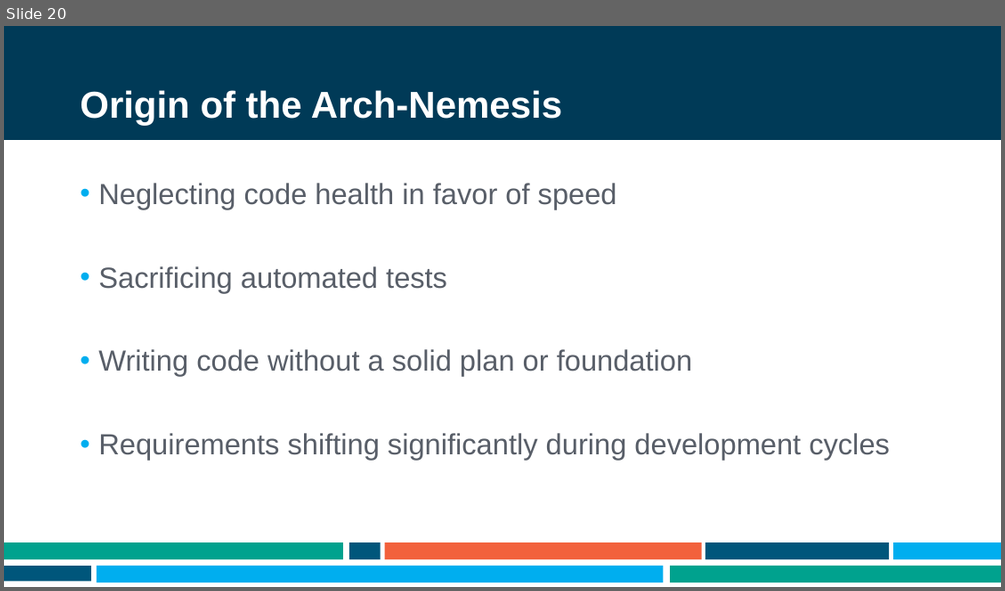
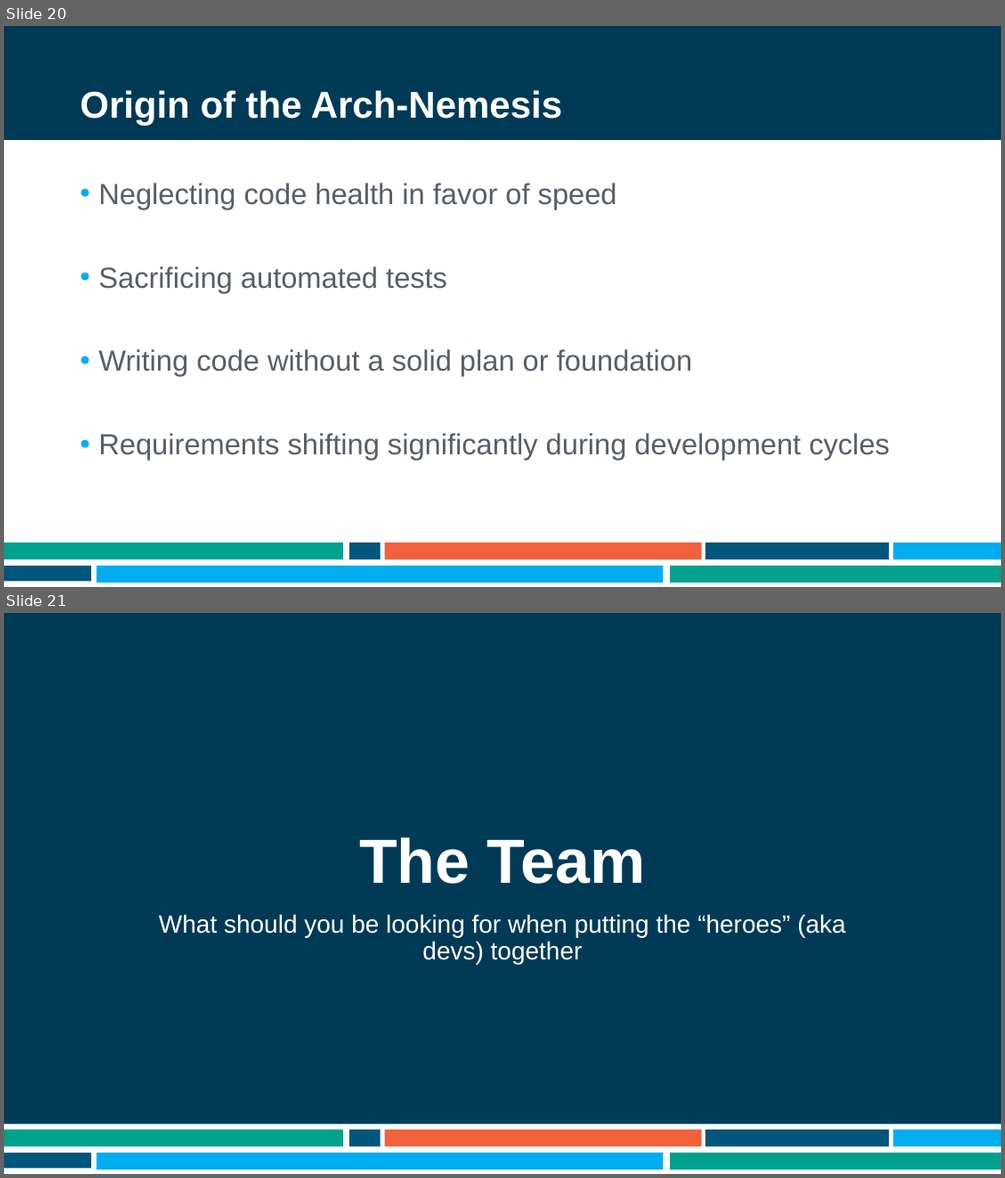
Before and after one commit to ademing/nebraska-code-2021, a slide deck: Presentation.pptx. Shown one above the other, each under a label of ours: slide 20 before the commit, slides 20 and 21 after it. The pictures are 1005x591 and 1005x1178 pixels, drawn with LibreOffice and Linux fonts; fonts in the diff are those of the drawing; background and template pictures are left out. Boxes give left, top, right and bottom in pixels: in the first picture for what was removed or moved away, otherwise in the second. Text is boxed around its words. In the diff, an @@ line names an element or a change of style, - is before the commit and + after.

```diff
--- a/Presentation.pptx
+++ b/Presentation.pptx
@@ slide 21 added at <box>4,613,1001,1174</box>, background #FFFFFF; not listed: 9 template elements that a slide beside it also shows @@
@@ rectangle added at <box>4,613,1001,1124</box>, fill #003A57, outline #0081B1 1 pt @@
@@ title added at <box>359,837,646,884</box>, 60 pt, text #FFFFFF, bold @@
+The Team
@@ subtitle added at <box>159,914,845,964</box>, 24 pt, text #FFFFFF @@
+What should you be looking for when putting the “heroes” (aka devs) together
```
Also in this commit, not shown: 4 other slides added, 1 other file.
